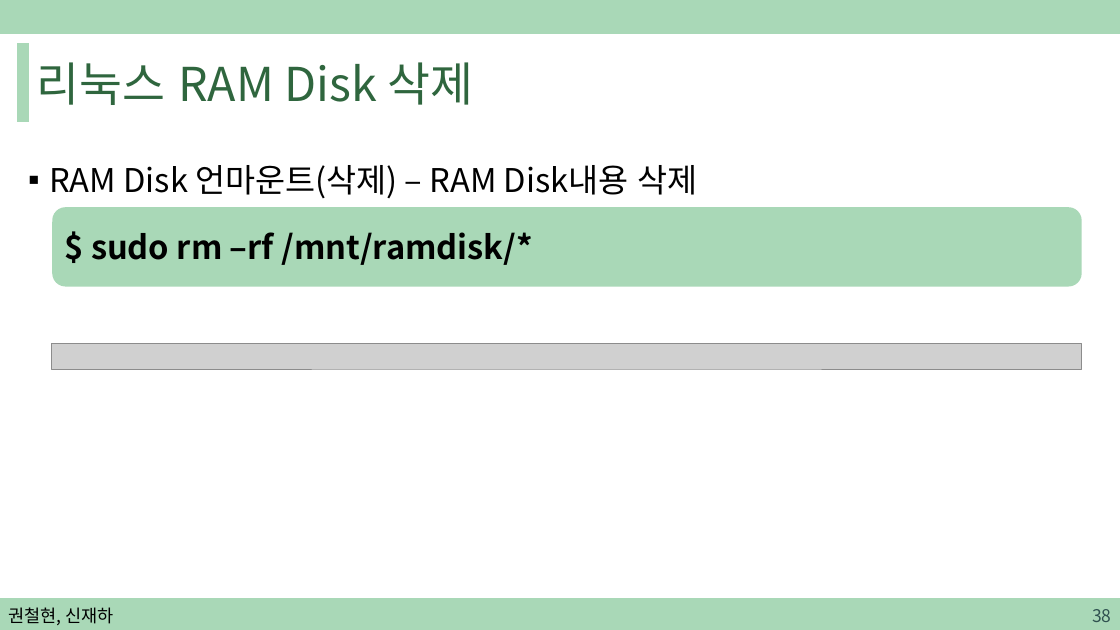
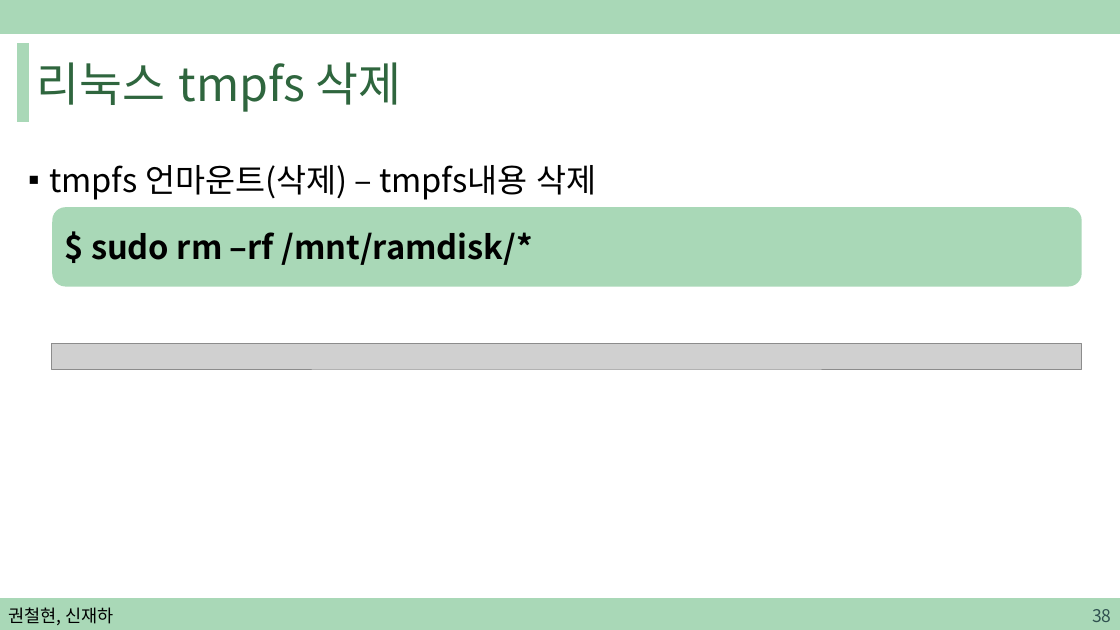
Before and after one commit to sjh4287/capston, a slide deck: slide 38 of 2022.02.18/권철현,신재하.pptx. Drawn at 1120x630 pixels with LibreOffice and Linux fonts; fonts in the diff are those of the drawing; grey boxes stand for pictures. Boxes give left, top, right and bottom in pixels: in the first picture for what was removed or moved away, otherwise in the second. Text is boxed around its words. In the diff, an @@ line names an element or a change of style, - is before the commit and + after.

```diff
--- a/2022.02.18/권철현,신재하.pptx
+++ b/2022.02.18/권철현,신재하.pptx
@@ title at (x1=37, y1=62, x2=401, y2=112): text changed @@
-리눅스 RAM Disk 삭제
+리눅스 tmpfs 삭제
@@ text at (x1=49, y1=165, x2=597, y2=200): text changed @@
-▪ RAM Disk 언마운트(삭제) – RAM Disk내용 삭제
+▪ tmpfs 언마운트(삭제) – tmpfs내용 삭제
```
Also in this commit, not shown: 12 other slides changed, 1 slide added.
